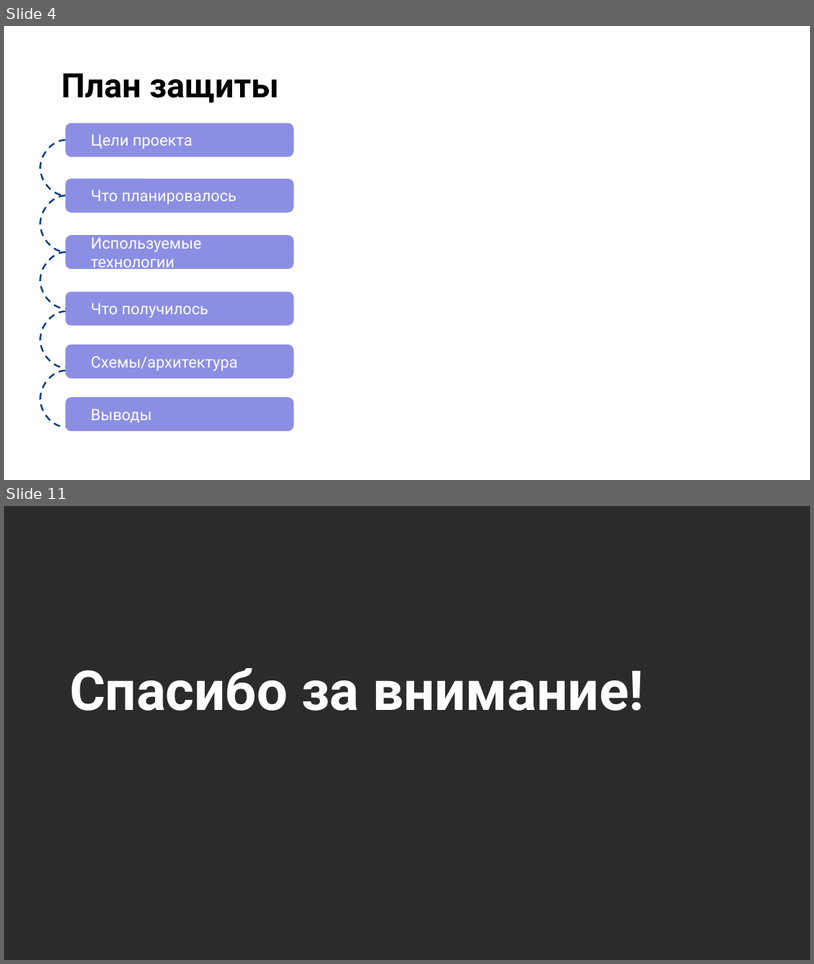
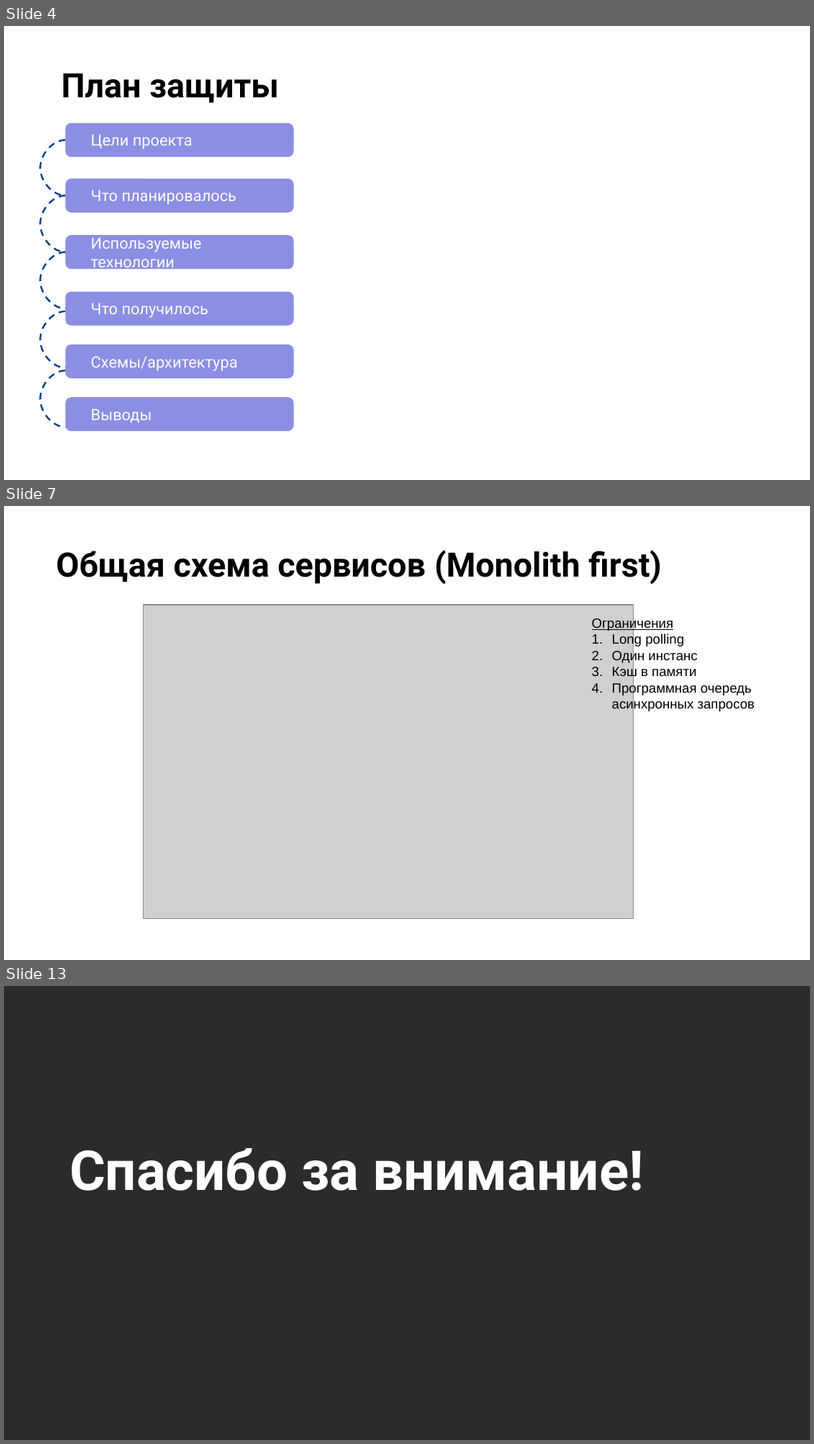
Before and after one commit to kochnevd/course-microservices, a slide deck: course-project/materials/Защита проекта.pptx. Shown one above the other, each under a label of ours: slides 4 and 11 before the commit, slides 4, 7 and 13 after it; the slides between them are not shown. The pictures are 814x964 and 814x1444 pixels, drawn with LibreOffice and Linux fonts; fonts in the diff are those of the drawing; grey boxes stand for pictures; background and template pictures are left out; a plain dark background stands for a picture behind light text. Boxes give left, top, right and bottom in pixels: in the first picture for what was removed or moved away, otherwise in the second. Text is boxed around its words. In the diff, an @@ line names an element or a change of style, - is before the commit and + after.

```diff
--- a/course-project/materials/Защита проекта.pptx
+++ b/course-project/materials/Защита проекта.pptx
@@ slide 7 added at [4, 506, 810, 960], background picture (left out) @@
@@ title added at [56, 550, 662, 584], 30 pt, text #000000, bold @@
+Общая схема сервисов (Monolith first)
@@ picture added at [144, 605, 634, 918] @@
@@ text added at [592, 618, 756, 712], 12 pt, text #000000 @@
+Ограничения
+1. Long polling
+2. Один инстанс
+3. Кэш в памяти
+4. Программная очередь асинхронных запросов
@@ what was slide 11 is now slide 13 @@
```
Also in this commit, not shown: 1 slide changed, 7 other slides added, 13 slides removed.
